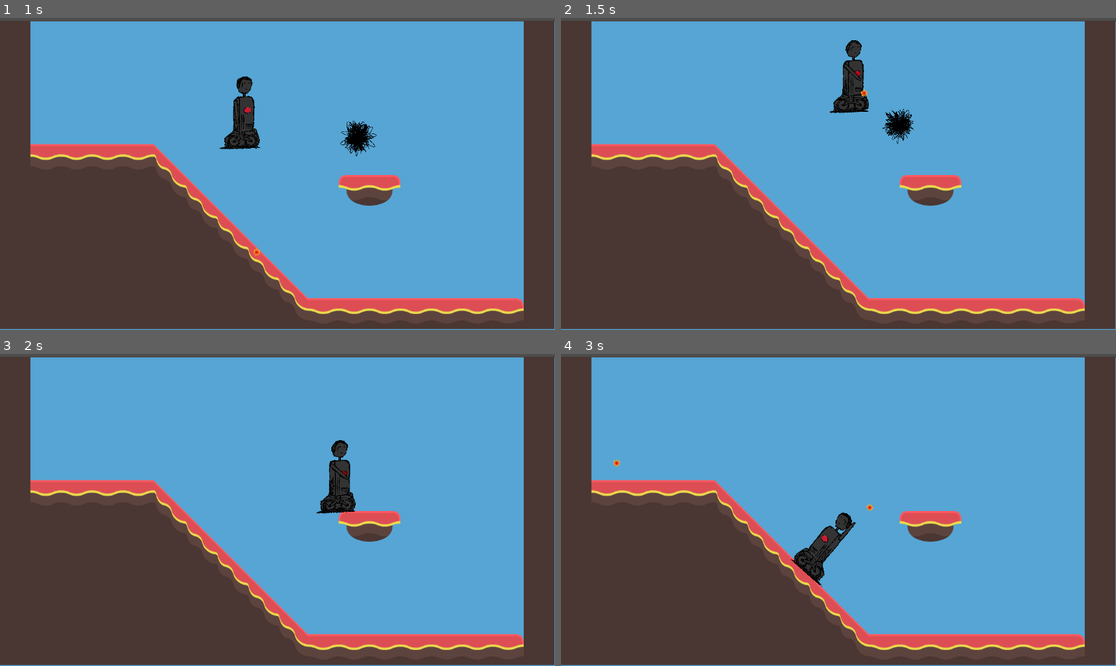
Above: before the commit, frames 1-4 (two rows, left to right).
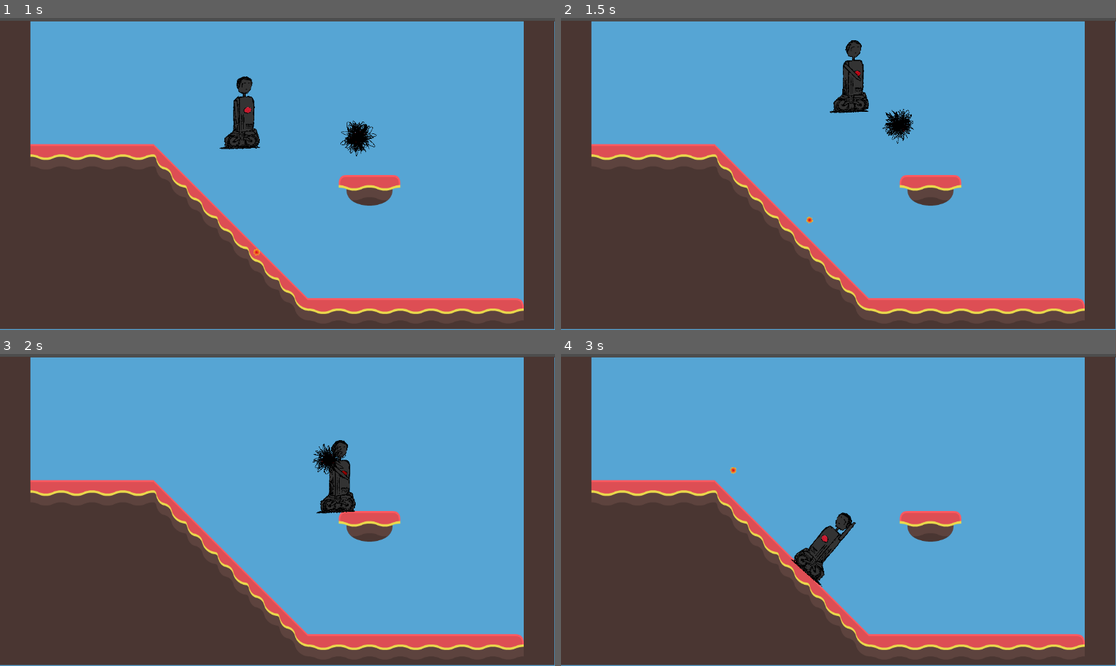
Above: after the commit, the same moments.

Repository: legendarysandbird/3mc-game
Game: Godot game, scene res://scenes/temp_level.tscn
The game is run twice, just before and just after one commit, with the same random seed, the same clock (stepped at 60 frames per second) and the same inputs.
Inputs (mouse positions are in pixels of both pictures, inside the frame that each line leads up to):
- Up to frame 1 (1 s): move the mouse to (249, 236) at 0.52 s; press the mouse at (249, 236) at 0.53 s; hold D (player_right) from 0.53 s (still down); tap Space (player_jump) at 0.77 s
- Up to frame 2 (1.5 s): keep holding D (player_right); move the mouse to (1005, 220) at 1.27 s; release the mouse at (1005, 220) at 1.28 s; click (1005, 220) at 1.35 s
- Up to frame 3 (2 s): keep holding D (player_right); tap Space (player_jump) at 1.52 s
- Up to frame 4 (3 s): move the mouse to (672, 463) at 2.02 s; release D (player_right) at 2.03 s; press the mouse at (672, 463) at 2.03 s; hold A (player_left) from 2.03 s (still down); move the mouse to (866, 510) at 2.77 s; release the mouse at (866, 510) at 2.78 s; click (866, 510) at 2.85 s

Frame 1 is identical in both runs. In frame 2, less than 0.1% of the frame differs, in the area x 44-56%, y 22-66%; in frame 3, 0.3%, in the area x 56-63%, y 28-39%; in frame 4, less than 0.1%.

Commit message:
Add gun cooldown

Diff:
--- a/scenes/player.tscn
+++ b/scenes/player.tscn
@@ -136,3 +136,7 @@
 [node name="JumpTimer" type="Timer" parent="."]
 wait_time = 0.8
 one_shot = true
+
+[node name="GunTimer" type="Timer" parent="."]
+wait_time = 0.5
+one_shot = true
--- a/scripts/player/player.gd
+++ b/scripts/player/player.gd
@@ -8,9 +8,12 @@
 @export var projectile_speed: float = 300.0
 
 @onready var projectile_spawn_node: Node2D = $AnimatedSprite2D/RotationPoint/Arm
+@onready var gun_timer: Timer = $GunTimer
 
 func _ready() -> void:
-	assert(is_instance_valid(projectile_spawn_node))
+	for node: Node in [projectile_spawn_node, gun_timer]:
+		assert(is_instance_valid(node))
+
 	add_to_group(Groups.PLAYER)
 
 func player_rotate(delta: float) -> void:
@@ -31,7 +34,8 @@
 	if !is_on_floor():
 		velocity.y += gravity * delta
 
-	if Input.is_action_just_pressed("fire"):
+	if Input.is_action_pressed("fire") and gun_timer.time_left == 0:
+		gun_timer.start()
 		var spawn_position: Vector2 = projectile_spawn_node.global_position
 		var projectile_direction: Vector2 = (get_global_mouse_position() - spawn_position).normalized()
 		var projectile: Projectile = Projectile.Create(projectile_spawn_node.global_position, projectile_direction * projectile_speed)
